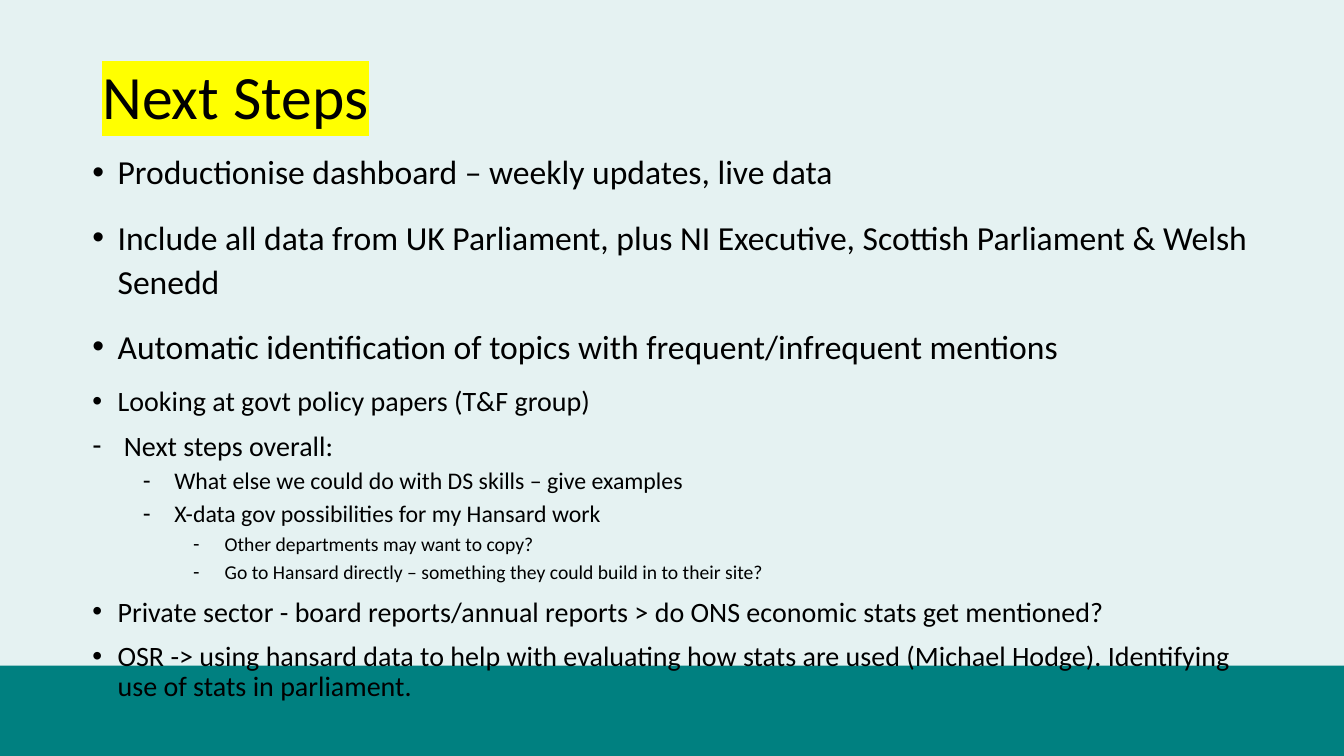
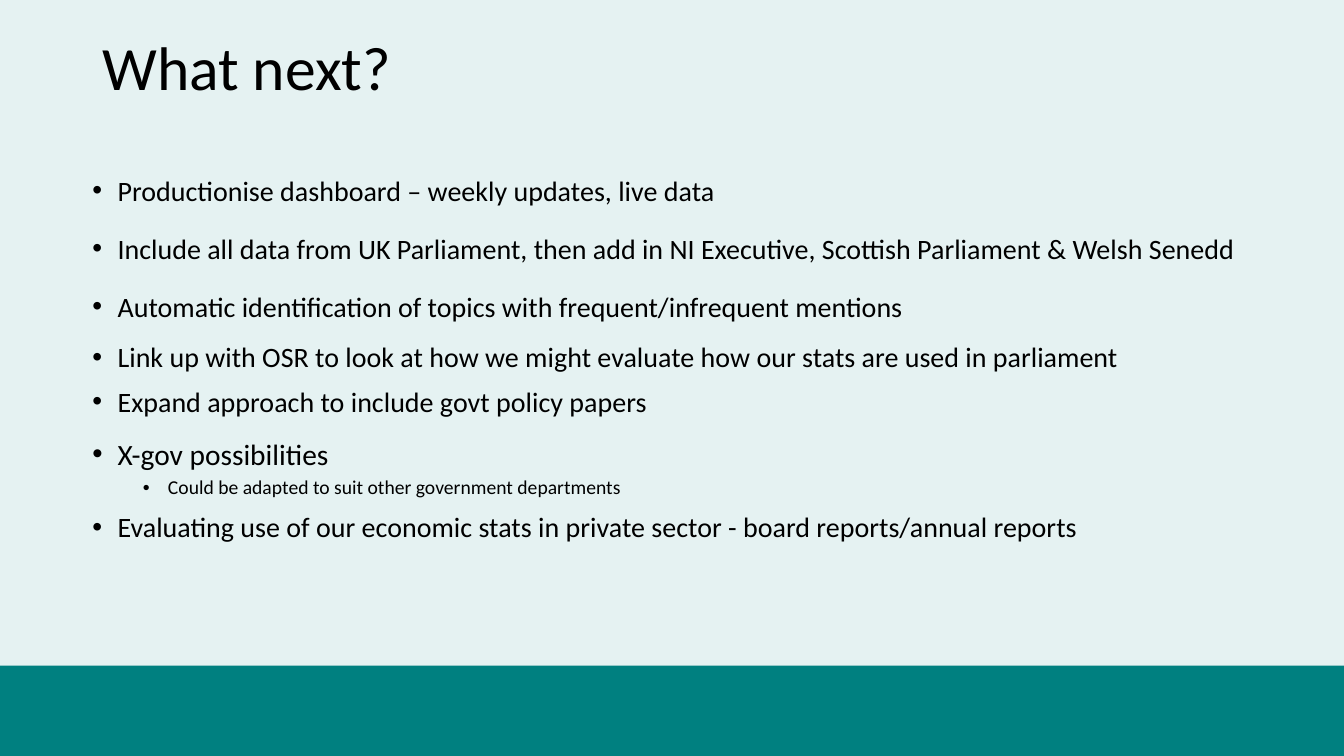
Before and after one commit to datasciencecampus/uk-parliament-stats, a slide deck: slide 11 of user-engagement/fpp-presentation.pptx (slide 9 before the commit). Drawn at 1344x756 pixels with LibreOffice and Linux fonts; fonts in the diff are those of the drawing; background and template pictures are left out. Boxes give left, top, right and bottom in pixels: in the first picture for what was removed or moved away, otherwise in the second. Text is boxed around its words. In the diff, an @@ line names an element or a change of style, - is before the commit and + after.

```diff
--- a/user-engagement/fpp-presentation.pptx
+++ b/user-engagement/fpp-presentation.pptx
@@ title at [102,47,391,91]: text changed @@
-Next Steps
+What next?
@@ text "Productionise dashboard – weekly updates, ...": place and size @@
-text "Productionise dashboard – weekly updates, ..." at [118,160,1247,701]
+text "Productionise dashboard – weekly updates, ..." at [118,181,1234,542]
@@ text at [118,181,902,322]: size 24 to 20 pt in "Productionise dashboard – weekly updates, live data", "Automatic identification of topics with frequent/infrequent  ..." @@
@@ text at [118,239,1234,263]: text changed; size 24 to 20 pt @@
-• Include all data from UK Parliament, plus NI Executive, Scottish Parliament & Welsh Senedd
+• Include all data from UK Parliament, then add in NI Executive, Scottish Parliament & Welsh Senedd
@@ text at [118,347,1117,542]: text changed @@
-• Looking at govt policy papers (T&F group)
-– Next steps overall:
-  – What else we could do with DS skills – give examples
-  – X-data gov possibilities for my Hansard work
-    – Other departments may want to copy?
-    – Go to Hansard directly – something they could build in to their site?
-• Private sector - board reports/annual reports > do ONS economic stats get mentioned?
-• OSR -> using hansard data to help with evaluating how stats are used (Michael Hodge). Identifying use of stats in parliament.
+• Link up with OSR to look at how we might evaluate how our stats are used in parliament
+• Expand approach to include govt policy papers
+• X-gov possibilities
+  • Could be adapted to suit other government departments
+• Evaluating use of our economic stats in private sector - board reports/annual reports
```
Also in this commit, not shown: 5 other slides changed, 5 slides added, 3 slides removed, 2 other files.
